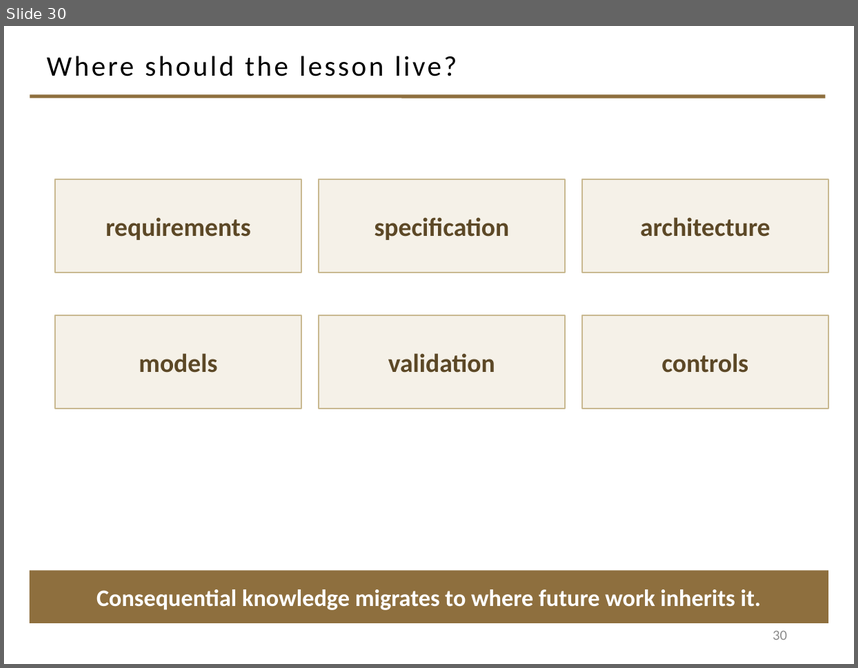
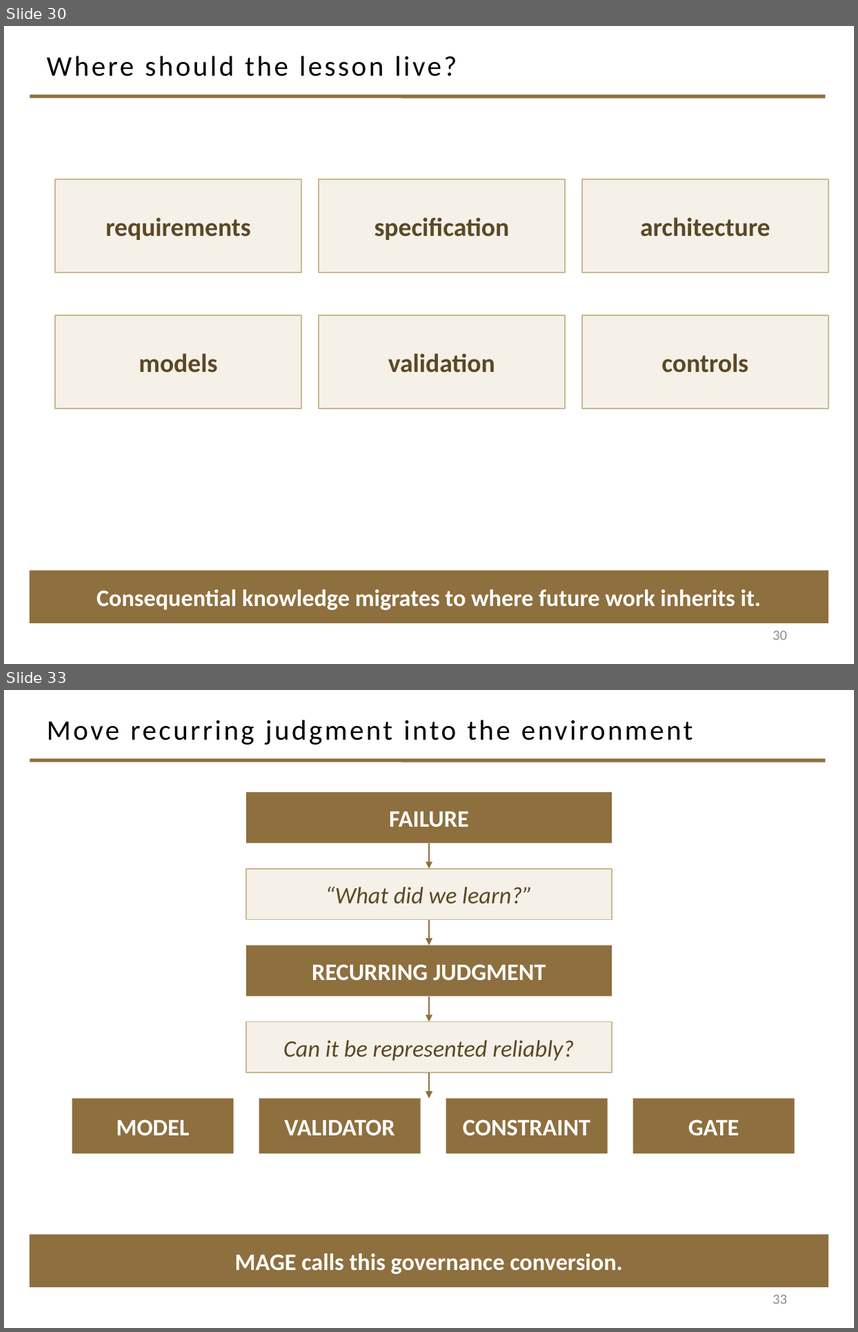
Before and after one commit to davisjam/model-based-agentic-software-engineering, a slide deck: course/lectures/act-2-delegation-and-control/04-failure-aware-engineering/2-4-Failure-Aware-Engineering.pptx. Shown one above the other, each under a label of ours: slide 30 before the commit, slides 30 and 33 after it; the slides between them are not shown. The pictures are 858x668 and 858x1332 pixels, drawn with LibreOffice and Linux fonts; fonts in the diff are those of the drawing; background and template pictures are left out. Boxes give left, top, right and bottom in pixels: in the first picture for what was removed or moved away, otherwise in the second. Text is boxed around its words. In the diff, an @@ line names an element or a change of style, - is before the commit and + after.

Commit message:
deck 2-4: movement 4 — governance conversion climax + modeling-loop closing figure (slides 31-38)

```diff
--- a/course/lectures/act-2-delegation-and-control/04-failure-aware-engineering/2-4-Failure-Aware-Engineering.pptx
+++ b/course/lectures/act-2-delegation-and-control/04-failure-aware-engineering/2-4-Failure-Aware-Engineering.pptx
@@ slide 33 added at (4, 690, 854, 1328), background #FFFFFF; not listed: 1 template element that a slide beside it also shows @@
@@ title added at (47, 720, 693, 745), 24 pt, text #000000 @@
+Move recurring judgment into the environment
@@ rectangle added at (246, 792, 612, 843), fill #8E6F3E, 20 pt, text #FFFFFF, bold @@
+FAILURE
@@ arrow added from (429, 843) to (429, 869), #8E6F3E 1.5 pt @@
@@ rectangle added at (246, 869, 612, 920), fill #F5F1E8, outline #C9B991 1 pt, 20 pt, text #5C4826, italic @@
+“What did we learn?”
@@ arrow added from (429, 920) to (429, 945), #8E6F3E 1.5 pt @@
@@ rectangle added at (246, 945, 612, 996), fill #8E6F3E, 20 pt, text #FFFFFF, bold @@
+RECURRING JUDGMENT
@@ arrow added from (429, 996) to (429, 1021), #8E6F3E 1.5 pt @@
@@ rectangle added at (246, 1021, 612, 1072), fill #F5F1E8, outline #C9B991 1 pt, 20 pt, text #5C4826, italic @@
+Can it be represented reliably?
@@ arrow added from (429, 1072) to (429, 1098), #8E6F3E 1.5 pt @@
@@ rectangle added at (72, 1098, 234, 1153), fill #8E6F3E, 20 pt, text #FFFFFF, bold @@
+MODEL
@@ rectangle added at (259, 1098, 421, 1153), fill #8E6F3E, 20 pt, text #FFFFFF, bold @@
+VALIDATOR
@@ rectangle added at (446, 1098, 608, 1153), fill #8E6F3E, 20 pt, text #FFFFFF, bold @@
+CONSTRAINT
@@ rectangle added at (633, 1098, 795, 1153), fill #8E6F3E, 20 pt, text #FFFFFF, bold @@
+GATE
@@ rectangle added at (30, 1234, 829, 1287), fill #8E6F3E, 20 pt, text #FFFFFF, bold @@
+MAGE calls this governance conversion.
@@ page number added at (773, 1294, 787, 1303), 12 pt, text #8C8C8C @@
+33
```
Also in this commit, not shown: 7 other slides added.
